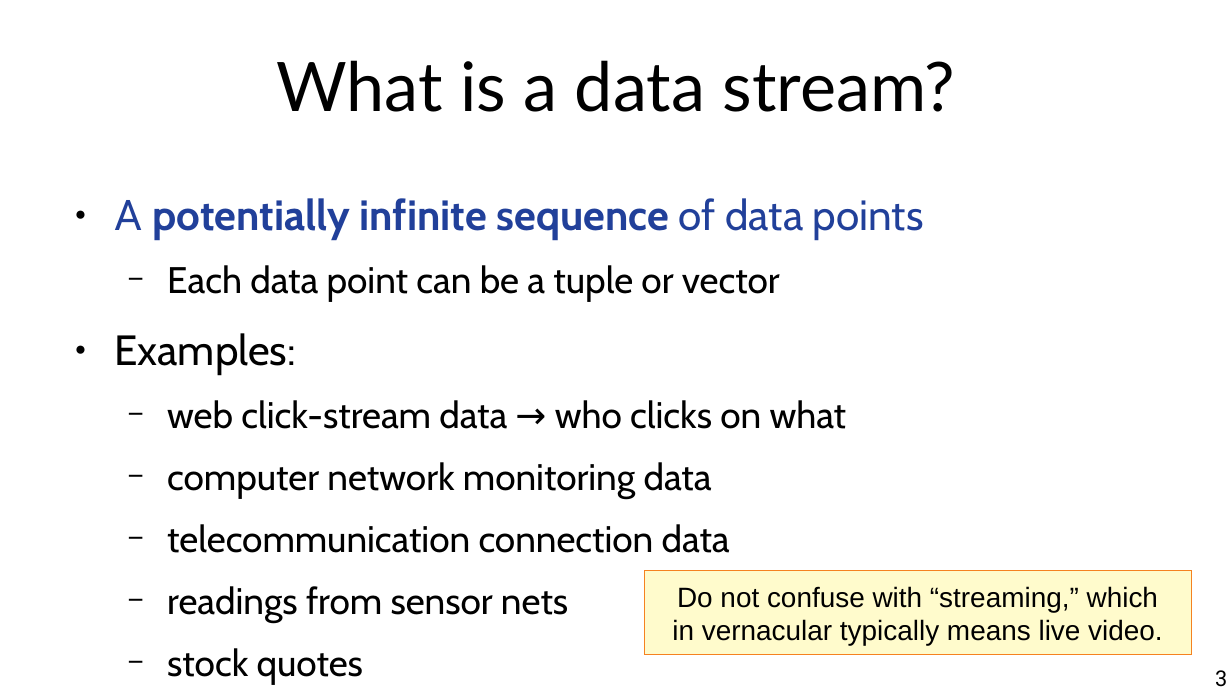
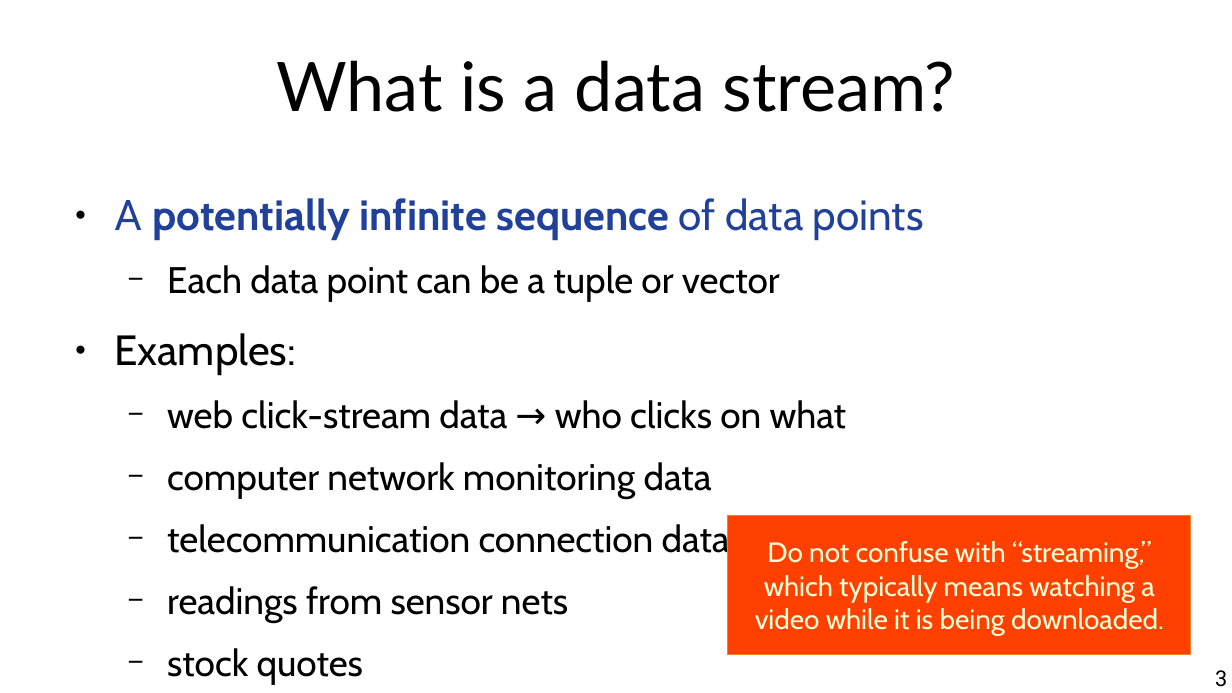
Before and after one commit to marco-calautti/data-mining-course, a slide deck: slide 3 of theory/odp/tt22_streams.odp. Drawn at 1232x693 pixels with LibreOffice and Linux fonts; fonts in the diff are those of the drawing. Boxes give left, top, right and bottom in pixels: in the first picture for what was removed or moved away, otherwise in the second. Text is boxed around its words. In the diff, an @@ line names an element or a change of style, - is before the commit and + after.

Commit message:
Streams done

```diff
--- a/theory/odp/tt22_streams.odp
+++ b/theory/odp/tt22_streams.odp
@@ rectangle "Do not confuse with “streaming,” ...": place and size @@
-rectangle "Do not confuse with “streaming,” ..." at (645,570,1192,655)
+rectangle "Do not confuse with “streaming,” ..." at (728,515,1192,655)
@@ rectangle "Do not confuse with “streaming,” ..." at (728,515,1192,655): fill #FFFBCC to #FF4000 @@
@@ text in rectangle at (755,541,1164,636): text changed; font Arial to Cabin; text colour #000000 to #FFFFD7 @@
-Do not confuse with “streaming,” which
-in vernacular typically means live video.
+Do not confuse with “streaming,” which typically means watching a video while it is being downloaded.
```
Also in this commit, not shown: 11 other slides changed, 10 other files.
